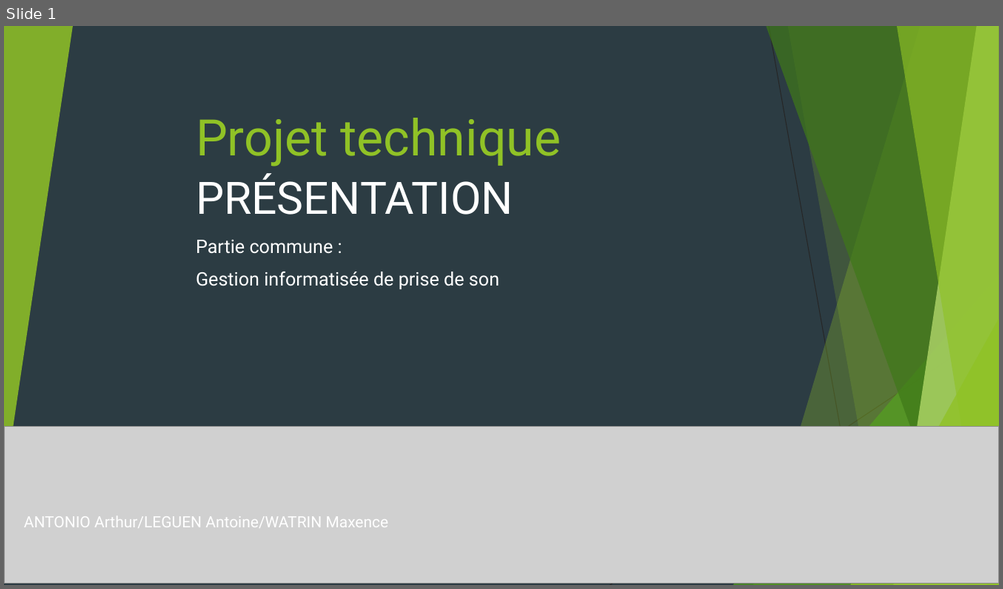
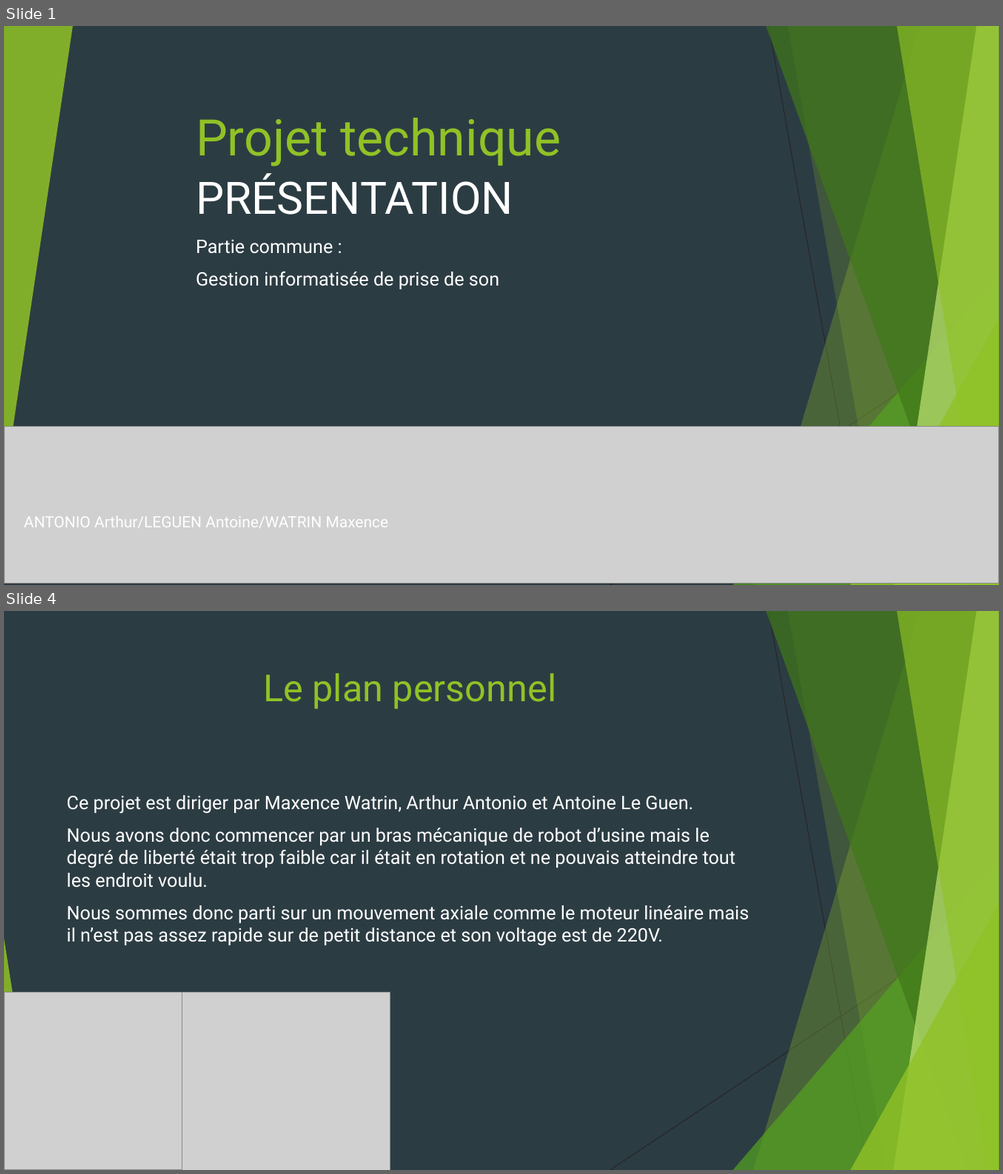
Before and after one commit to MAXENCEWATRIN/GitHub, a slide deck: A trier/Présentation Projet technique.pptx. Shown one above the other, each under a label of ours: slide 1 before the commit, slides 1 and 4 after it; the slides between them are not shown. The pictures are 1003x589 and 1003x1174 pixels, drawn with LibreOffice and Linux fonts; fonts in the diff are those of the drawing; grey boxes stand for pictures. Boxes give left, top, right and bottom in pixels: in the first picture for what was removed or moved away, otherwise in the second. Text is boxed around its words. In the diff, an @@ line names an element or a change of style, - is before the commit and + after.

Commit message:
projet en commun

```diff
--- a/A trier/Présentation Projet technique.pptx
+++ b/A trier/Présentation Projet technique.pptx
@@ slide 4 added at [4, 611, 999, 1170], background #2C3C43; not listed: 9 template elements that a slide beside it also shows @@
@@ title added at [263, 673, 556, 709], 36 pt, text #90C226 @@
+Le plan personnel
@@ text added at [67, 795, 748, 946], 18 pt, text #FFFFFF @@
+Ce projet est diriger par Maxence Watrin, Arthur Antonio et Antoine Le Guen.
+Nous avons donc commencer par un bras mécanique de robot d’usine mais le degré de liberté était trop faible car il était en rotation et ne pouvais atteindre tout les endroit voulu.
+Nous sommes donc parti sur un mouvement axiale comme le moteur linéaire mais il n’est pas assez rapide sur de petit distance et son voltage est de 220V.
@@ triangle added at [4, 939, 40, 1170], fill #90C226 at 85% opacity @@
@@ picture added at [4, 992, 182, 1170] @@
@@ picture added at [182, 992, 390, 1170] @@
```
Also in this commit, not shown: 5 other slides added, 1 other file.
